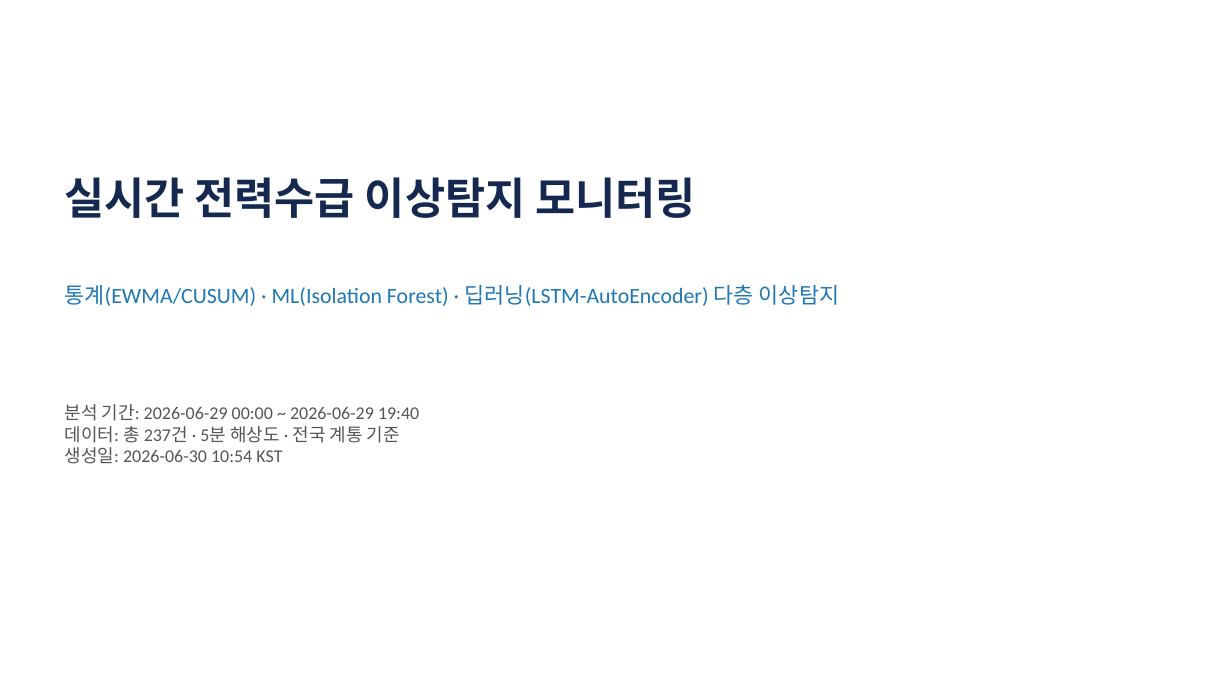
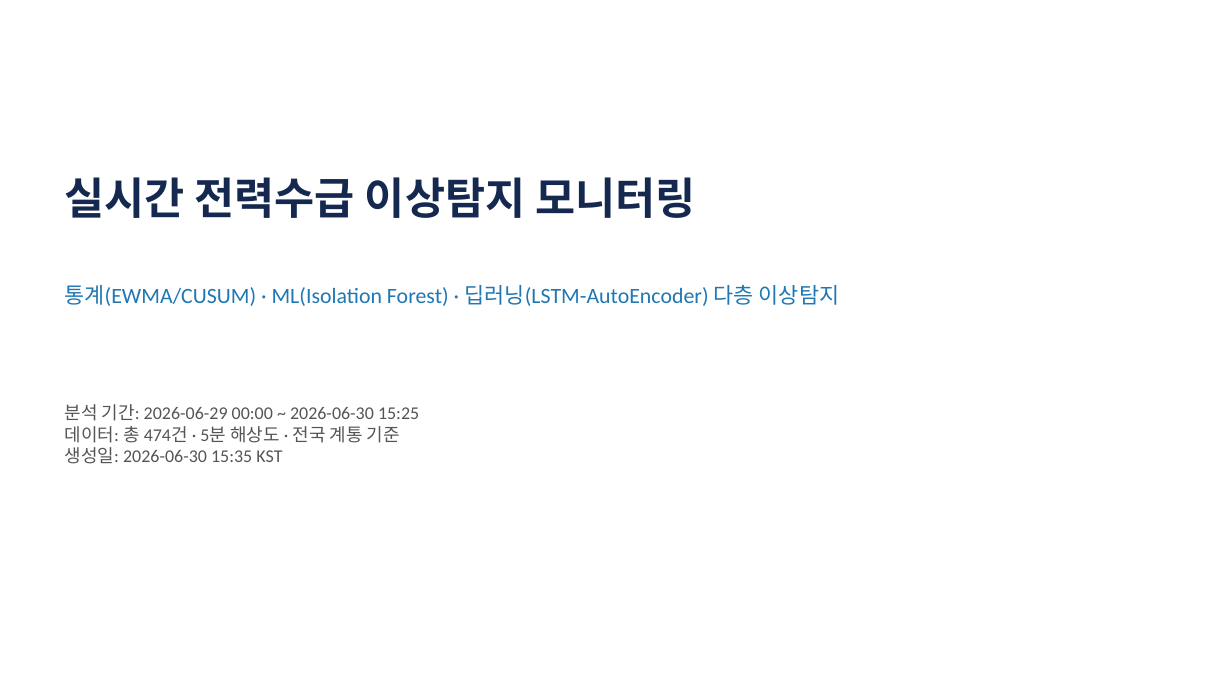
Before and after one commit to robinho0329/power-grid-anomaly-monitor, a slide deck: slide 1 of reports/portfolio/2026-06-30.pptx. Drawn at 1232x693 pixels with LibreOffice and Linux fonts; fonts in the diff are those of the drawing. Boxes give left, top, right and bottom in pixels: in the first picture for what was removed or moved away, otherwise in the second. Text is boxed around its words. In the diff, an @@ line names an element or a change of style, - is before the commit and + after.

```diff
--- a/reports/portfolio/2026-06-30.pptx
+++ b/reports/portfolio/2026-06-30.pptx
@@ text at (64,404,419,464): text changed @@
-분석 기간: 2026-06-29 00:00 ~ 2026-06-29 19:40
-데이터: 총 237건 · 5분 해상도 · 전국 계통 기준
-생성일: 2026-06-30 10:54 KST
+분석 기간: 2026-06-29 00:00 ~ 2026-06-30 15:25
+데이터: 총 474건 · 5분 해상도 · 전국 계통 기준
+생성일: 2026-06-30 15:35 KST
```
Also in this commit, not shown: 1 other slide changed, 1 other file.
